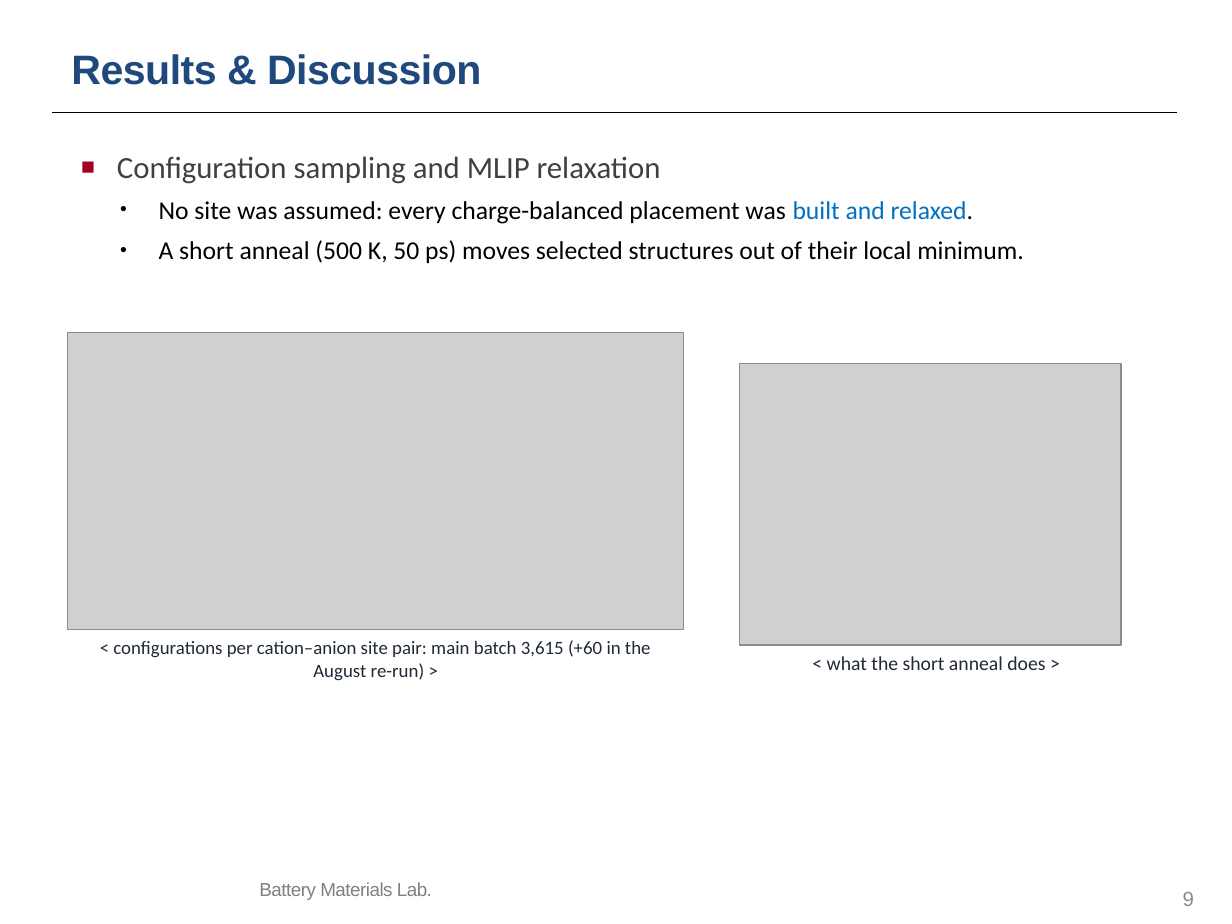
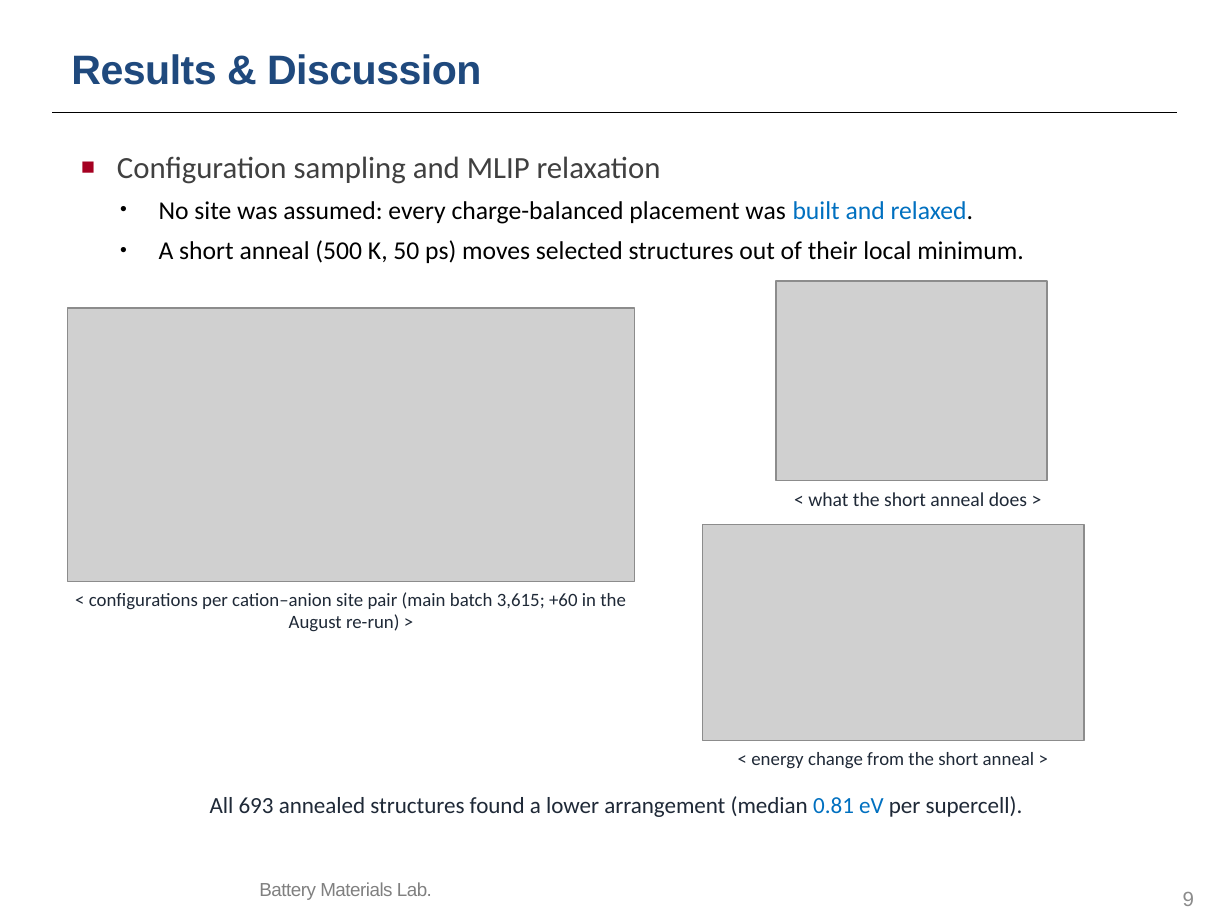
Before and after one commit to yonghoon7153-source/Yonghoon-DEM-DFT, a slide deck: slide 9 of kb/seminars/Research_Seminar_2026_10_13_cascade_progress_lean.pptx. Drawn at 1232x924 pixels with LibreOffice and Linux fonts; fonts in the diff are those of the drawing; grey boxes stand for pictures; background and template pictures are left out. Boxes give left, top, right and bottom in pixels: in the first picture for what was removed or moved away, otherwise in the second. Text is boxed around its words. In the diff, an @@ line names an element or a change of style, - is before the commit and + after.

```diff
--- a/kb/seminars/Research_Seminar_2026_10_13_cascade_progress_lean.pptx
+++ b/kb/seminars/Research_Seminar_2026_10_13_cascade_progress_lean.pptx
@@ picture: place and size @@
-picture at <box>739,363,1121,646</box>
+picture at <box>776,281,1047,480</box>
@@ picture: place and size @@
-picture at <box>68,333,684,630</box>
+picture at <box>68,308,634,582</box>
@@ text "< what the short anneal ...": place and size @@
-text "< what the short anneal ..." at <box>827,656,1045,670</box>
+text "< what the short anneal ..." at <box>808,492,1027,506</box>
@@ picture added at <box>702,525,1084,740</box> @@
@@ text at <box>89,592,626,632</box>: text changed @@
-< configurations per cation–anion site pair: main batch 3,615 (+60 in the August re-run) >
+< configurations per cation–anion site pair (main batch 3,615; +60 in the August re-run) >
@@ text added at <box>751,752,1035,769</box>, 11 pt, text #1F2937 @@
+< energy change from the short anneal >
@@ text added at <box>210,796,1023,817</box>, 13.5 pt, text #1F2937 @@
+All 693 annealed structures found a lower arrangement (median 0.81 eV per supercell).
```
Also in this commit, not shown: 1 other slide changed, 4 slides added, 18 other files.
